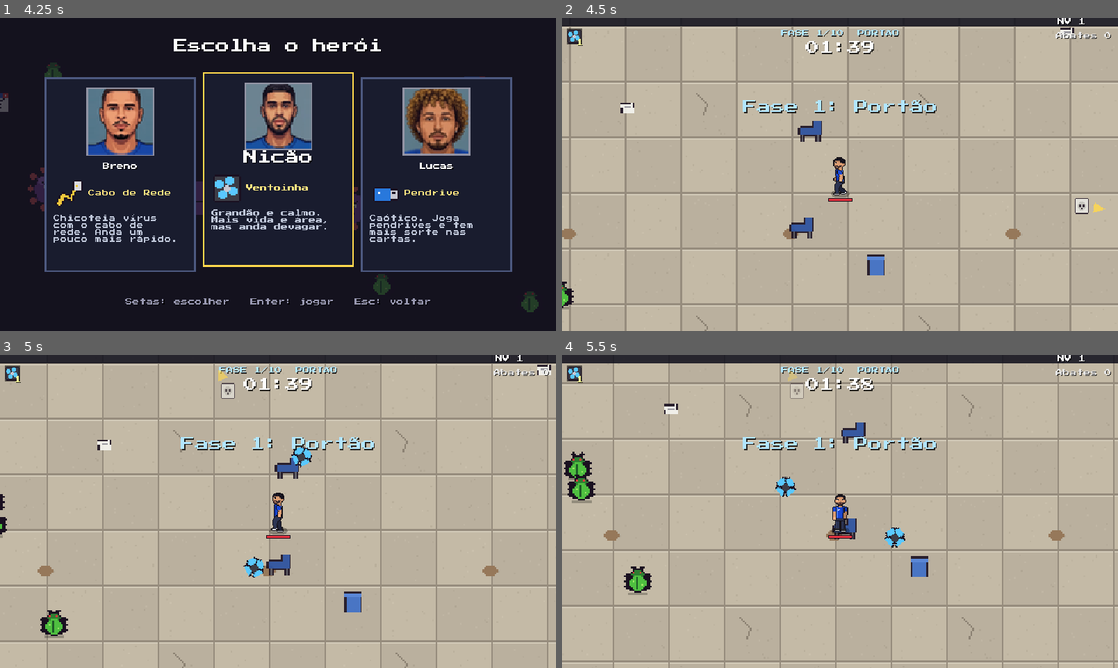
Above: before the commit, frames 1-4 (two rows, left to right).
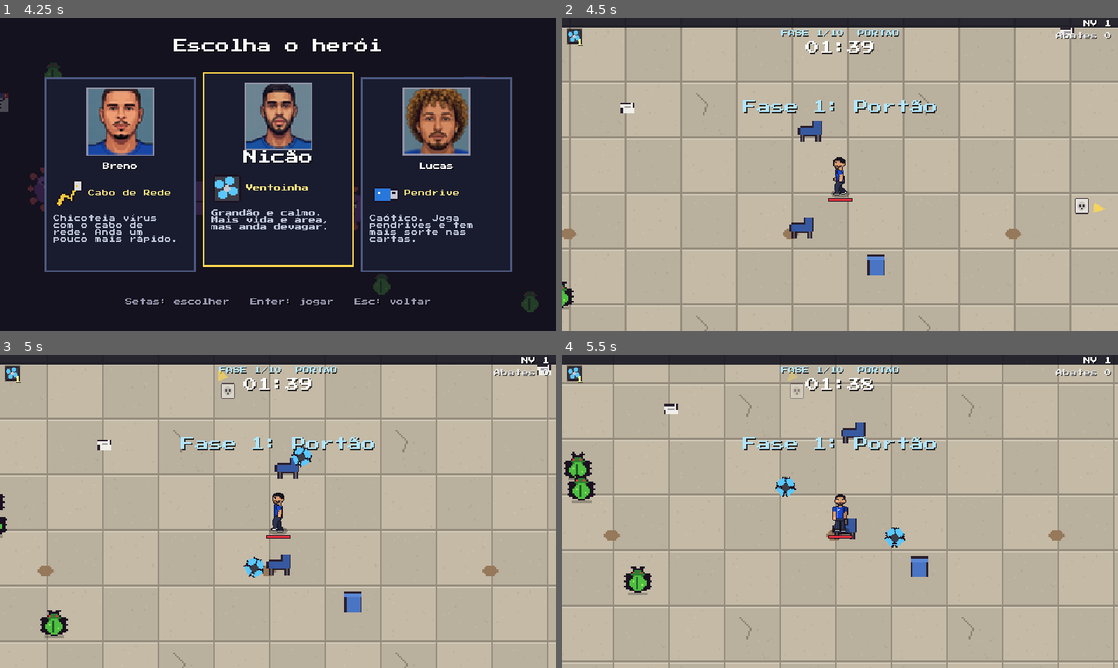
Above: after the commit, the same moments.

Repository: brenoalmeidatec/KIKIU-Survival
Game: Godot game, scene res://main.tscn
Same seed, same stepped clock (60 frames per second), same inputs: the game is played once before the commit and once after it.
Inputs:
- Up to frame 1 (4.25 s): tap Enter (confirmar) at 0.5 s; hold D (direita) 0.53-1.28 s; hold Enter (confirmar) 0.53-1.28 s; hold S (baixo) 1.28-2.03 s; tap Space (dash) at 1.35 s; hold D (direita) 2.03-2.78 s; tap R (resortear) at 2.1 s; hold W (cima) 2.78-3.53 s; tap 1 at 2.85 s; hold A (esquerda) from 3.53 s (still down); tap Shift at 3.6 s
- Up to frame 2 (4.5 s): keep holding A (esquerda); tap Keypad Enter at 4.35 s
- Up to frame 3 (5 s): keep holding A (esquerda)
- Up to frame 4 (5.5 s): release A (esquerda) at 5.03 s; hold S (baixo) from 5.03 s (still down); tap E at 5.1 s

Frame 1 is identical in both runs. In frame 2, 0.5% of the frame differs, in the area x 0-100%, y 0-4%; in frame 3, 0.5%; in frame 4, 0.5%.

Commit message:
HUD: nível dentro da barra de XP, alinhado com o Abates
O 'NV' era desenhado alinhado à esquerda em W-70, com a linha de base em y=8
numa barra de 9 px: o topo das letras saía da tela e o texto crescia pra
direita com o nível. Agora a barra tem 11 px, o nível fica dentro dela
alinhado à direita, na mesma coluna do 'Abates', e a barra ganha um brilho
de 1 px em cima.

Co-Authored-By: Claude Opus 5.5 <noreply@anthropic.com>

Diff:
--- a/jogos/hordas/projeto/scripts/hordas/hud.gd
+++ b/jogos/hordas/projeto/scripts/hordas/hud.gd
@@ -85,9 +85,11 @@
 	else:
 		# XP
 		var frac: float = arena.xp / arena.xp_para(arena.nivel)
-		_tela.draw_rect(Rect2(0, 0, W, 9), Color(0.05, 0.05, 0.1, 0.85))
-		_tela.draw_rect(Rect2(1, 1, (W - 2) * clampf(frac, 0, 1), 7), Color(0.3, 0.6, 1.0))
-		_txt(Vector2(W - 70, 8), "NV %d" % arena.nivel, 8, Color.WHITE)
+		# barra de XP com o nível dentro, alinhado à direita na mesma coluna do "Abates"
+		_tela.draw_rect(Rect2(0, 0, W, 11), Color(0.05, 0.05, 0.1, 0.85))
+		_tela.draw_rect(Rect2(1, 1, (W - 2) * clampf(frac, 0, 1), 9), Color(0.3, 0.6, 1.0))
+		_tela.draw_rect(Rect2(1, 1, (W - 2) * clampf(frac, 0, 1), 1), Color(0.6, 0.85, 1.0))   # brilho em cima
+		_txt(Vector2(W - 120, 10), "NV %d" % arena.nivel, 8, Color.WHITE, HORIZONTAL_ALIGNMENT_RIGHT, 112)
 		# tempo
 		var df = arena.diretor
 		var fa: Dictionary = df.fases()[df.fase_idx]
